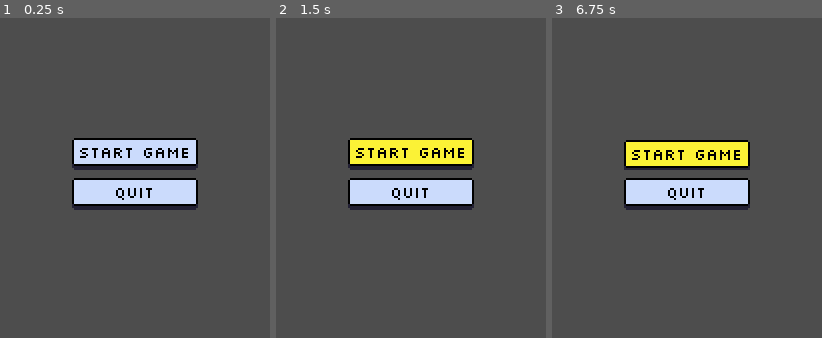
Above: before the commit, frames 1-3 (left to right).
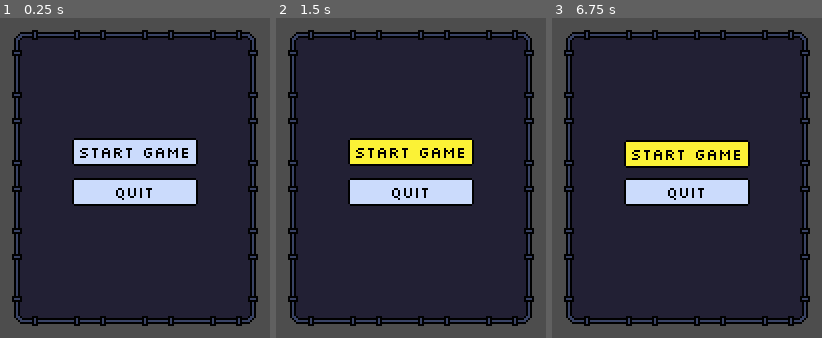
Above: after the commit, the same moments.

Repository: AtomicAntt/ShadowPlatformerGame
Game: Godot game, scene res://MainScene/main.tscn
The game is run twice, just before and just after one commit, with the same random seed, the same clock (stepped at 60 frames per second) and the same inputs.
Inputs (mouse positions are in pixels of both pictures, inside the frame that each line leads up to):
- Up to frame 1 (0.25 s): no input
- Up to frame 2 (1.5 s): click (411, 155) at 0.5 s; click (411, 155) at 1.25 s
- Up to frame 3 (6.75 s): tap Enter at 2, 3.5, 5 s; hold Space (up) 2.03-2.78 s; hold D (right) 2.03-3.53 s; tap E (interact) at 2.85, 4.35, 5.85 s; tap Space (up) at 3.02, 3.05, 3.32, 4.52, 4.55, 4.82, 6.02, 6.05, 6.32 s; hold A (left) 3.53-4.28 s; hold Space (up) 3.53-4.28 s; hold D (right) 4.28-5.78 s; hold Space (up) 5.03-5.78 s; hold A (left) 5.78-6.53 s; hold D (right) from 6.53 s (still down); hold Space (up) from 6.53 s (still down)

The runs differ from the first frame. In frame 1, 73% of the frame differs, in the area x 4-96%, y 3-97%; in frame 2, 73%; in frame 3, 73%.

Commit message:
Add 9-slice UI for main menu

Diff:
--- a/MainScene/main.tscn
+++ b/MainScene/main.tscn
@@ -1,7 +1,8 @@
-[gd_scene load_steps=8 format=3 uid="uid://drflwskxvv7pp"]
+[gd_scene load_steps=9 format=3 uid="uid://drflwskxvv7pp"]
 
 [ext_resource type="Script" path="res://MainScene/main.gd" id="1_u7jia"]
 [ext_resource type="Texture2D" uid="uid://w18ykg2xvhbe" path="res://GameAssets/UserInterface/MainMenu/Buttons/StartGame Animated1.png" id="2_ft7cr"]
+[ext_resource type="Texture2D" uid="uid://bqg4ks5qvd0a" path="res://GameAssets/UserInterface/MainMenu/Boxes/gui 9slice.png" id="2_lgupu"]
 [ext_resource type="Texture2D" uid="uid://b36l0pl2r164t" path="res://GameAssets/UserInterface/MainMenu/Buttons/StartGame Animated3.png" id="3_biuq8"]
 [ext_resource type="Texture2D" uid="uid://u5iux7rjnwp6" path="res://GameAssets/UserInterface/MainMenu/Buttons/StartGame Animated2.png" id="4_u8au1"]
 [ext_resource type="Texture2D" uid="uid://mqnvg21l78q2" path="res://GameAssets/UserInterface/MainMenu/Buttons/Quit Animated1.png" id="5_4lp8n"]
@@ -30,10 +31,35 @@
 anchors_preset = 15
 anchor_right = 1.0
 anchor_bottom = 1.0
+offset_left = -1.0
+offset_top = -11.0
+offset_right = -1.0
+offset_bottom = -11.0
 grow_horizontal = 2
 grow_vertical = 2
 
-[node name="VBoxContainer" type="VBoxContainer" parent="MainMenu"]
+[node name="NinePatchRect" type="NinePatchRect" parent="MainMenu"]
+layout_mode = 1
+anchors_preset = 8
+anchor_left = 0.5
+anchor_top = 0.5
+anchor_right = 0.5
+anchor_bottom = 0.5
+offset_left = -61.5
+offset_top = -74.0
+offset_right = 61.5
+offset_bottom = 74.0
+grow_horizontal = 2
+grow_vertical = 2
+texture = ExtResource("2_lgupu")
+patch_margin_left = 5
+patch_margin_top = 5
+patch_margin_right = 5
+patch_margin_bottom = 5
+axis_stretch_horizontal = 1
+axis_stretch_vertical = 1
+
+[node name="VBoxContainer" type="VBoxContainer" parent="MainMenu/NinePatchRect"]
 layout_mode = 1
 anchors_preset = 8
 anchor_left = 0.5
@@ -47,21 +73,16 @@
 grow_horizontal = 2
 grow_vertical = 2
 
-[node name="Start" type="TextureButton" parent="MainMenu/VBoxContainer"]
+[node name="Start" type="TextureButton" parent="MainMenu/NinePatchRect/VBoxContainer"]
 layout_mode = 2
 texture_normal = ExtResource("2_ft7cr")
 texture_pressed = ExtResource("3_biuq8")
 texture_hover = ExtResource("4_u8au1")
 
-[node name="Quit" type="TextureButton" parent="MainMenu/VBoxContainer"]
+[node name="Quit" type="TextureButton" parent="MainMenu/NinePatchRect/VBoxContainer"]
 layout_mode = 2
 texture_normal = ExtResource("5_4lp8n")
 texture_pressed = ExtResource("6_8vjuy")
 texture_hover = ExtResource("7_35tcy")
 
-[node name="NinePatchRect" type="NinePatchRect" parent="MainMenu"]
-layout_mode = 0
-offset_right = 40.0
-offset_bottom = 40.0
-
 [node name="Main2D" type="Node2D" parent="."]
Binary file added: GameAssets/UserInterface/MainMenu/Boxes/gui 9slice.png
Not shown, added: GameAssets/UserInterface/MainMenu/Boxes/gui 9slice.png.import
